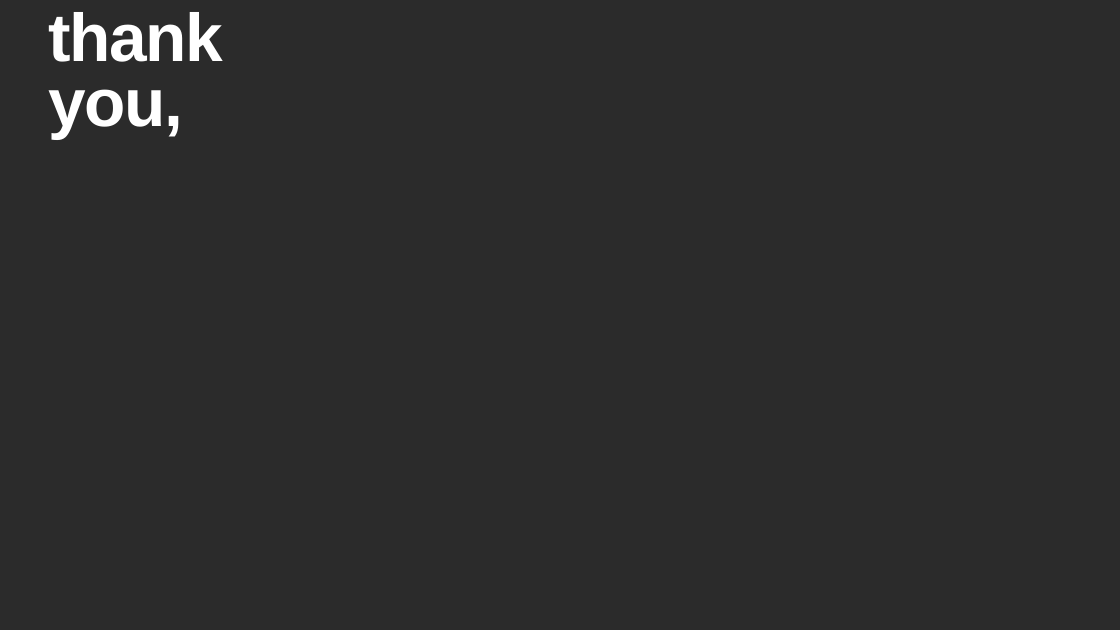
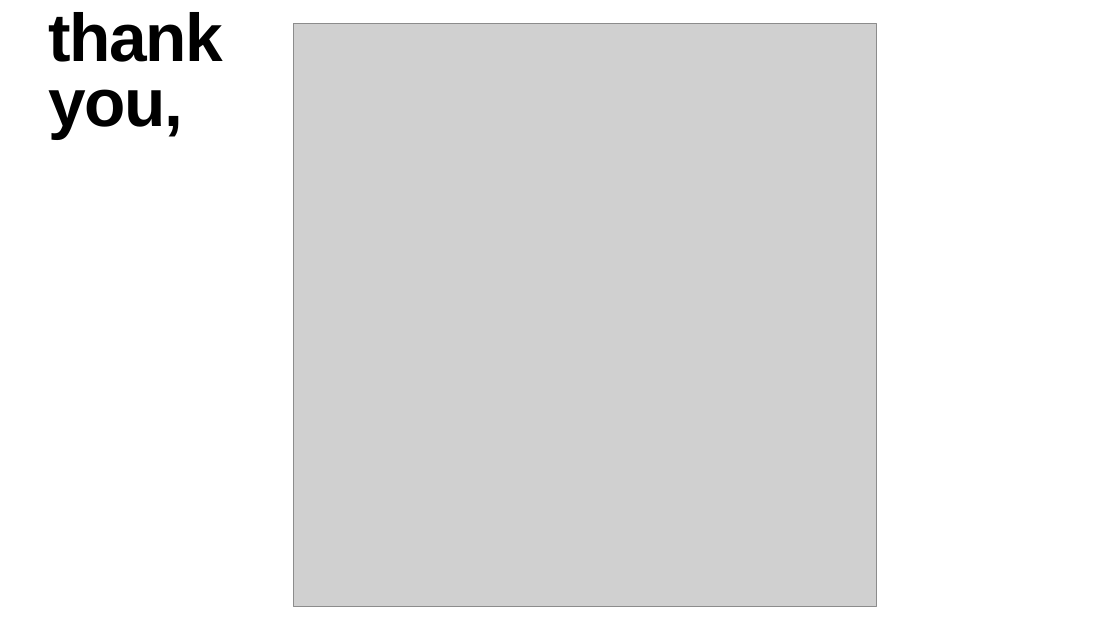
Before and after one commit to mmsaki/nft-trading-analysis, a slide deck: slide 14 of Fintech Group Presentation.pptx (slide 15 before the commit). Drawn at 1120x630 pixels with LibreOffice and Linux fonts; fonts in the diff are those of the drawing; grey boxes stand for pictures; background and template pictures are left out; a plain dark background stands for a picture behind light text. Boxes give left, top, right and bottom in pixels: in the first picture for what was removed or moved away, otherwise in the second. Text is boxed around its words. In the diff, an @@ line names an element or a change of style, - is before the commit and + after.

```diff
--- a/Fintech Group Presentation.pptx
+++ b/Fintech Group Presentation.pptx
@@ background picture (left out) to #FFFFFF @@
@@ text "thank you," at box(48, 12, 223, 139): text colour #FFFFFF to #000000 @@
@@ picture added at box(293, 24, 876, 607) @@
```
Also in this commit, not shown: 11 other slides changed, 1 slide removed.
